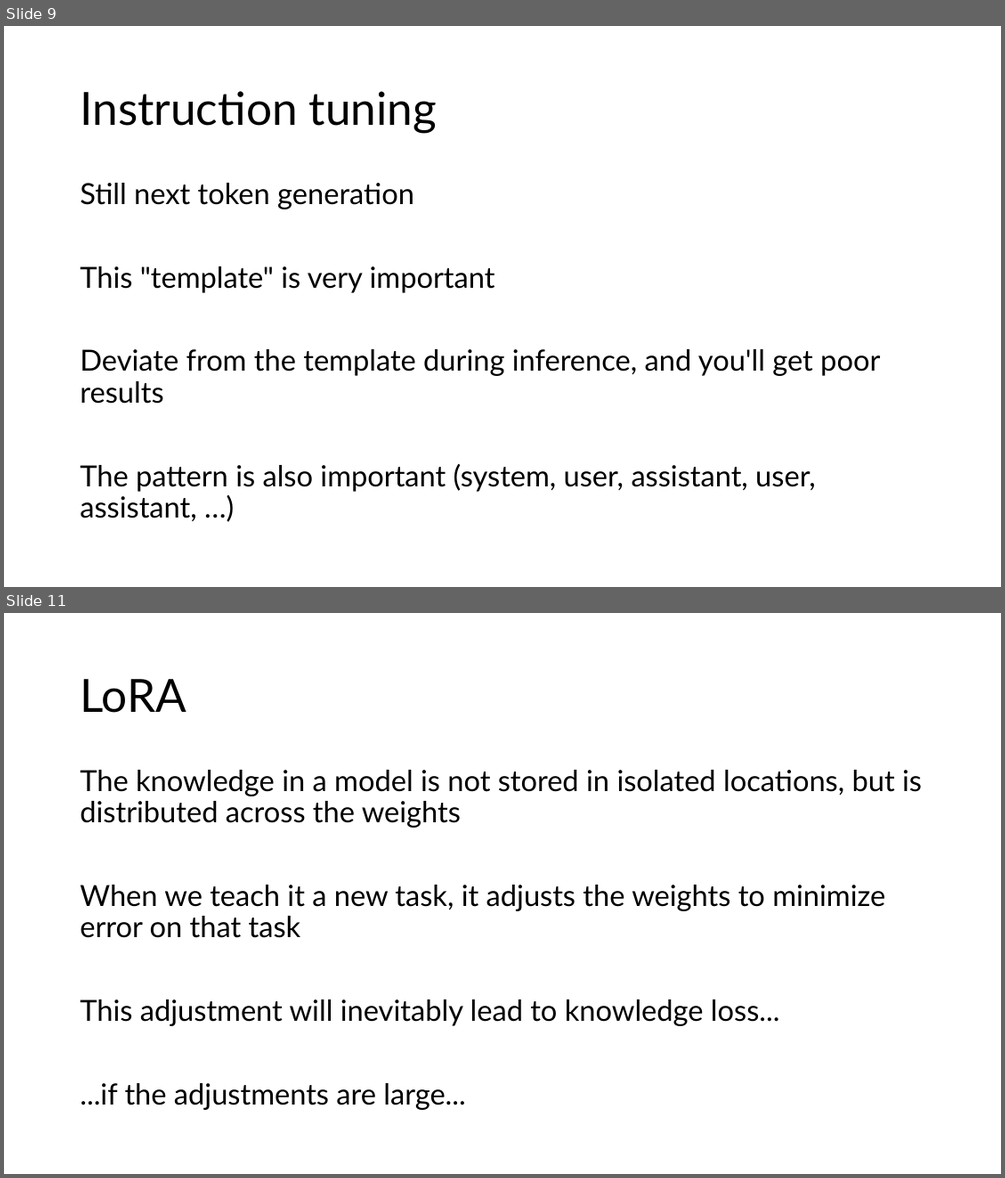
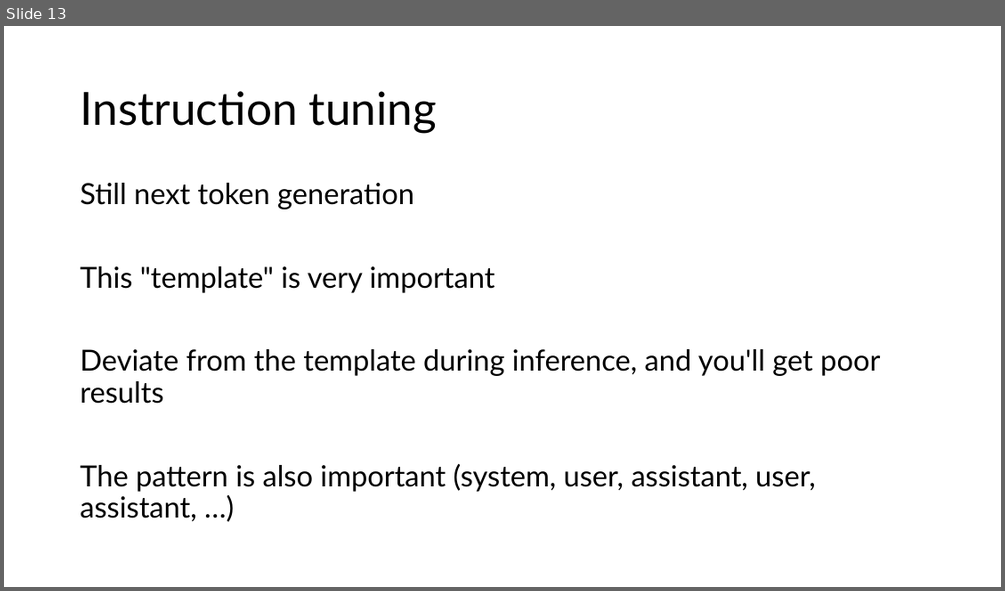
Before and after one commit to acceleratescience/large-language-models, a slide deck: slides/7-finetuning.pptx. Shown one above the other, each under a label of ours: slides 9 and 11 before the commit, slide 13 after it; the slides between them are not shown. The pictures are 1005x1178 and 1005x591 pixels, drawn with LibreOffice and Linux fonts; fonts in the diff are those of the drawing. Boxes give left, top, right and bottom in pixels: in the first picture for what was removed or moved away, otherwise in the second. Text is boxed around its words. In the diff, an @@ line names an element or a change of style, - is before the commit and + after.

```diff
--- a/slides/7-finetuning.pptx
+++ b/slides/7-finetuning.pptx
@@ slide 11 removed at (x1=4, y1=613, x2=1001, y2=1174), background #FFFFFF @@
@@ title removed at (x1=80, y1=679, x2=186, y2=713) @@
-LoRA
@@ text removed at (x1=80, y1=770, x2=922, y2=1110) @@
-The knowledge in a model is not stored in isolated locations, but is distributed across the weights
-When we teach it a new task, it adjusts the weights to minimize error on that task
-This adjustment will inevitably lead to knowledge loss...
-...if the adjustments are large...
@@ what was slide 9 is now slide 13 @@
```
Also in this commit, not shown: 4 slides changed, 10 slides added, 14 other slides removed.
